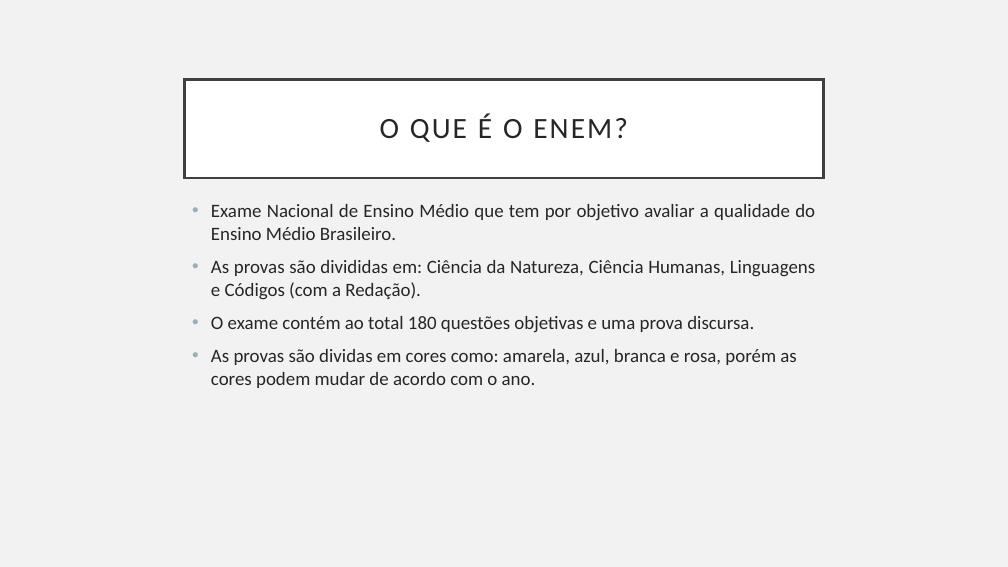
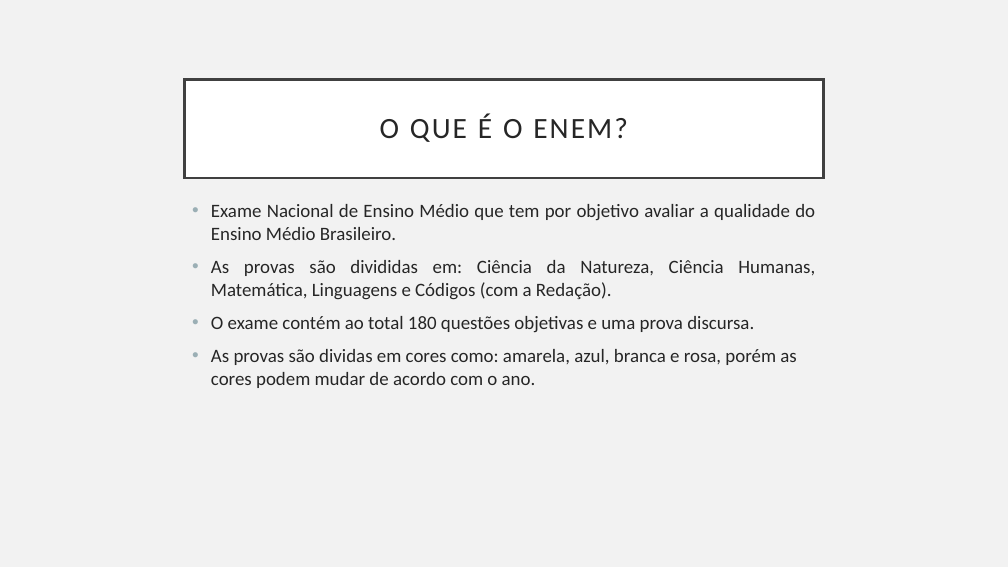
Before and after one commit to martins9/repositoriomonografia, a slide deck: slide 5 of Apresentação_Monografia.pptx. Drawn at 1008x567 pixels with LibreOffice and Linux fonts; fonts in the diff are those of the drawing. Boxes give left, top, right and bottom in pixels: in the first picture for what was removed or moved away, otherwise in the second. Text is boxed around its words. In the diff, an @@ line names an element or a change of style, - is before the commit and + after.

```diff
--- a/Apresentação_Monografia.pptx
+++ b/Apresentação_Monografia.pptx
@@ text at (211, 260, 815, 300): text changed @@
-• As provas são divididas em: Ciência da Natureza, Ciência Humanas, Linguagens e Códigos (com a Redação).
+• As provas são divididas em: Ciência da Natureza, Ciência Humanas, Matemática, Linguagens e Códigos (com a Redação).
```
Also in this commit, not shown: 4 other slides changed, 3 slides added.
